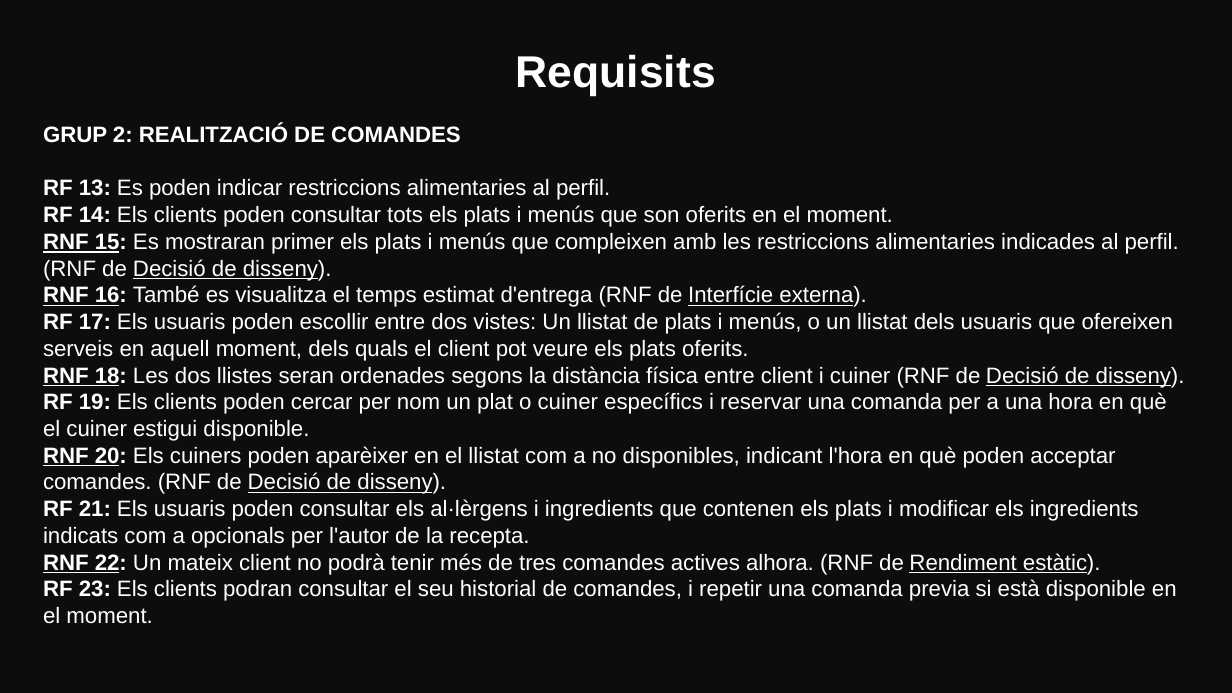
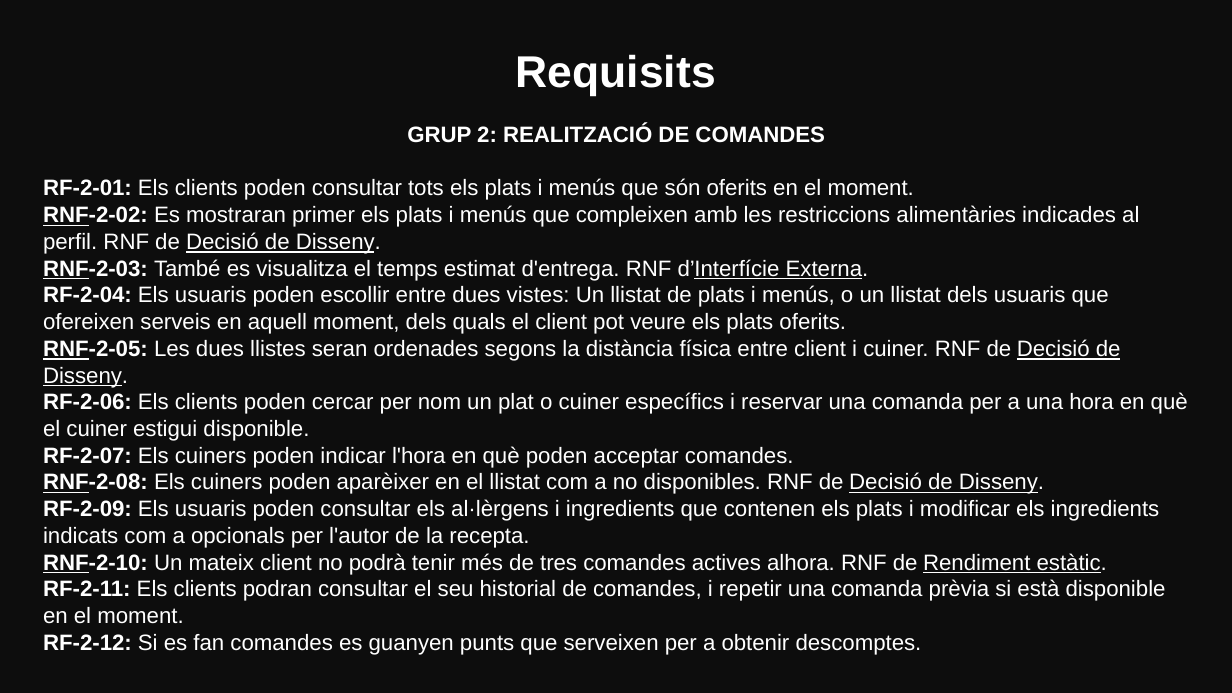
Before and after one commit to marinamceb/ES26UAB-431-05, a slide deck: slide 7 of Documents/Sprint_Reviews/Sprint_Review01.pptx (slide 6 before the commit). Drawn at 1232x693 pixels with LibreOffice and Linux fonts; fonts in the diff are those of the drawing. Boxes give left, top, right and bottom in pixels: in the first picture for what was removed or moved away, otherwise in the second. Text is boxed around its words. In the diff, an @@ line names an element or a change of style, - is before the commit and + after.

```diff
--- a/Documents/Sprint_Reviews/Sprint_Review01.pptx
+++ b/Documents/Sprint_Reviews/Sprint_Review01.pptx
@@ text at bbox=[407, 124, 825, 143]: alignment left to centre @@
@@ text at bbox=[43, 178, 1188, 624]: text changed @@
-RF 13: Es poden indicar restriccions alimentaries al perfil.
-RF 14: Els clients poden consultar tots els plats i menús que son oferits en el moment.
-RNF 15: Es mostraran primer els plats i menús que compleixen amb les restriccions alimentaries indicades al perfil. (RNF de Decisió de disseny).
-RNF 16: També es visualitza el temps estimat d'entrega (RNF de Interfície externa).
-RF 17: Els usuaris poden escollir entre dos vistes: Un llistat de plats i menús, o un llistat dels usuaris que ofereixen serveis en aquell moment, dels quals el client pot veure els plats oferits.
-RNF 18: Les dos llistes seran ordenades segons la distància física entre client i cuiner (RNF de Decisió de disseny).
-RF 19: Els clients poden cercar per nom un plat o cuiner específics i reservar una comanda per a una hora en què el cuiner estigui disponible.
-RNF 20: Els cuiners poden aparèixer en el llistat com a no disponibles, indicant l'hora en què poden acceptar comandes. (RNF de Decisió de disseny).
-RF 21: Els usuaris poden consultar els al·lèrgens i ingredients que contenen els plats i modificar els ingredients indicats com a opcionals per l'autor de la recepta.
-RNF 22: Un mateix client no podrà tenir més de tres comandes actives alhora. (RNF de Rendiment estàtic).
-RF 23: Els clients podran consultar el seu historial de comandes, i repetir una comanda previa si està disponible en el moment.
+RF-2-01: Els clients poden consultar tots els plats i menús que són oferits en el moment.
+RNF-2-02: Es mostraran primer els plats i menús que compleixen amb les restriccions alimentàries indicades al perfil. RNF de Decisió de Disseny.
+RNF-2-03: També es visualitza el temps estimat d'entrega. RNF d’Interfície Externa.
+RF-2-04: Els usuaris poden escollir entre dues vistes: Un llistat de plats i menús, o un llistat dels usuaris que ofereixen serveis en aquell moment, dels quals el client pot veure els plats oferits.
+RNF-2-05: Les dues llistes seran ordenades segons la distància física entre client i cuiner. RNF de Decisió de Disseny.
+RF-2-06: Els clients poden cercar per nom un plat o cuiner específics i reservar una comanda per a una hora en què el cuiner estigui disponible.
+RF-2-07: Els cuiners poden indicar l'hora en què poden acceptar comandes.
+RNF-2-08: Els cuiners poden aparèixer en el llistat com a no disponibles. RNF de Decisió de Disseny.
+RF-2-09: Els usuaris poden consultar els al·lèrgens i ingredients que contenen els plats i modificar els ingredients indicats com a opcionals per l'autor de la recepta.
+RNF-2-10: Un mateix client no podrà tenir més de tres comandes actives alhora. RNF de Rendiment estàtic.
+RF-2-11: Els clients podran consultar el seu historial de comandes, i repetir una comanda prèvia si està disponible en el moment.
+RF-2-12: Si es fan comandes es guanyen punts que serveixen per a obtenir descomptes.
```
Also in this commit, not shown: 7 other slides changed, 1 slide added, 2 other files.
